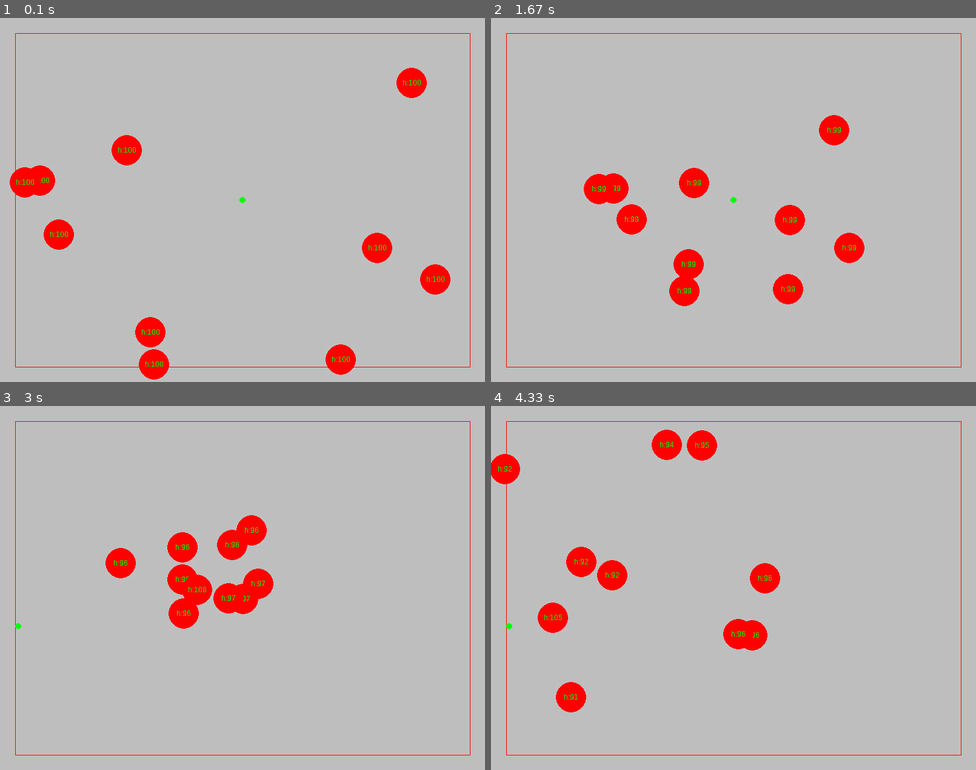
Above: before the commit, frames 1-4 (two rows, left to right).
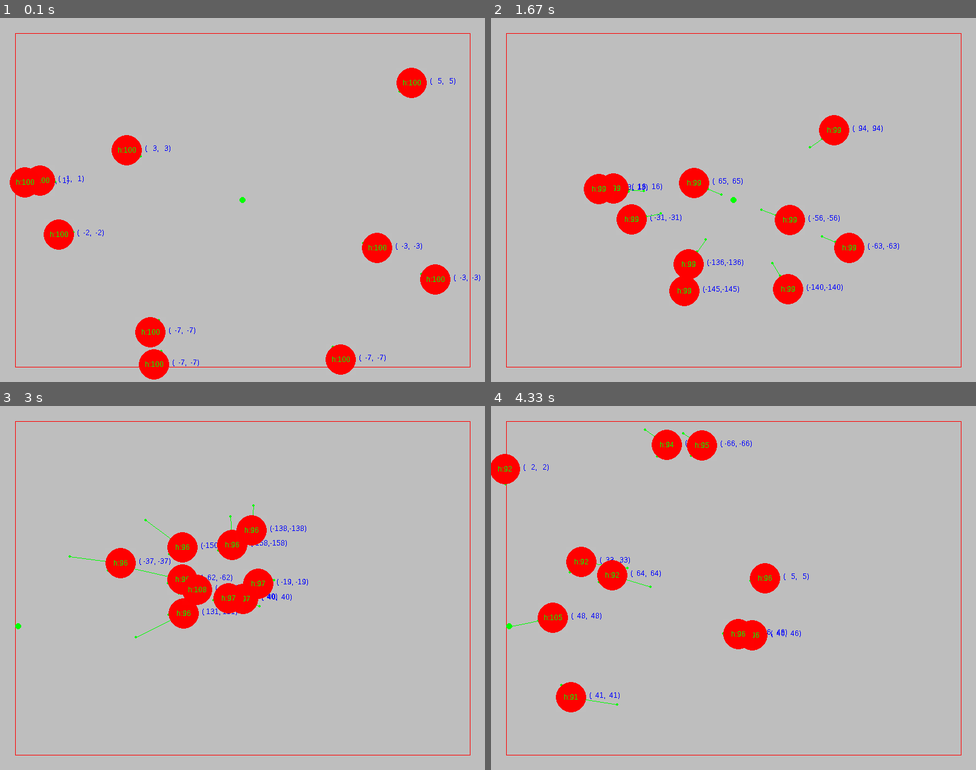
Above: after the commit, the same moments.

Repository: wizzup/pygame-misc
Game: pygame game, started from game.py
The game is run twice, just before and just after one commit, with the same random seed, the same clock (stepped at 60 frames per second) and the same inputs.
Inputs:
- Up to frame 1 (0.1 s): no input
- Up to frame 2 (1.67 s): no input
- Up to frame 3 (3 s): no input
- Up to frame 4 (4.33 s): no input

The runs differ from the first frame. In frame 1, 0.1% of the frame differs, in the area x 11-99%, y 16-96%; in frame 2, 0.3%, in the area x 28-85%, y 29-76%; in frame 3, 0.3%; in frame 4, 0.2%.

Commit message:
refactor draw_vel overlay

Diff:
--- a/game.py
+++ b/game.py
@@ -43,25 +43,17 @@
 ENTITY_SIZE = (ENTITY_WIDTH,ENTITY_HEIGHT)
 ENTITY_CENTER = center(ENTITY_SIZE)
 
+EntityState = Enum('EntityState', 'STOP MOVE EAT')
+
 # velocity vector visual
 VECTOR_COLOR = 'green'
-VECTOR_SCALE = 10
-
-def draw_vector(screen, point, value):
+
+def draw_vector(screen, point, value, scale):
     x,y = point
     dx,dy = value
-    s = VECTOR_SCALE
-    h = (x+dx*s, y+dy*s)
+    h = (x+dx*scale, y+dy*scale)
     pygame.draw.line(screen, VECTOR_COLOR, point, h, 1)
     pygame.draw.circle(screen, VECTOR_COLOR, h, 2)
-
-
-ENTITY_WIDTH = MARGIN * 2
-ENTITY_HEIGHT = ENTITY_WIDTH
-ENTITY_SIZE = (ENTITY_WIDTH,ENTITY_HEIGHT)
-ENTITY_CENTER = center(ENTITY_SIZE)
-
-EntityState = Enum('EntityState', 'STOP MOVE EAT')
 
 
 class Ball(pygame.sprite.Sprite):
@@ -133,19 +125,6 @@
             pygame.draw.circle(self.image, color, ENTITY_CENTER, half_w)
             self.rect.center = int(self.pos.x), int(self.pos.y)
 
-        # TODO: move to overlay layer
-        def draw_vel():
-            font = pygame.font.SysFont('sans', 12)
-            vy_text = font.render(f'vy:{self.vel.y:+.1f}', False,
-              'green' if self.vel.y > 0 else 'blue')
-            vx_text = font.render(f'vx:{self.vel.x:+.1f}', False,
-              'green' if self.vel.x > 0 else 'blue')
-            self.image.blit(vx_text, (0,0))
-            self.image.blit(vy_text, (0,20))
-
-            draw_vector(self.image, ENTITY_CENTER, (self.vel.x,self.vel.y))
-            draw_vector(self.image, ENTITY_CENTER, self.heading)
-
         def draw_health():
             font = pygame.font.SysFont('sans', 12)
             text = font.render(f'h:{self.health:.0f}', False, 'green' if self.health > 10 else 'blue')
@@ -155,7 +134,6 @@
 
         if self.state != EntityState.STOP:
             do_physics()
-            # draw_vel()
 
         draw_ball()
         draw_health()
@@ -170,6 +148,8 @@
         self.state = GameState.Load
         pygame.init()
 
+        self.objects = {}
+
     def run(self):
         self.state = GameState.Run
 
@@ -181,8 +161,18 @@
         clock = pygame.time.Clock()
 
         balls = pygame.sprite.Group()
-        for _ in range(10):
-            balls.add(Ball())
+        for i in range(10):
+            b = Ball()
+            balls.add(b)
+            self.objects[i] = b
+
+        def draw_vel(o):
+            font = pygame.font.SysFont('sans', 12)
+            v_text = font.render(f'({o.vel.y: 4.0f},{o.vel.y: 4.0f})', False, 'blue')
+            screen.blit(v_text, o.pos + (30, -10))
+
+            draw_vector(screen, o.pos, (o.vel.x,o.vel.y), 0.3)
+            draw_vector(screen, o.pos, o.heading, 25)
 
         while self.state == GameState.Run:
             if pygame.event.get(pygame.QUIT):
@@ -207,6 +197,11 @@
                     target = rand_pos()
 
             balls.update(delta_t, target)
+
+            for o in self.objects.values():
+                # print(o)
+                draw_vel(o)
+
             balls.draw(screen)
 
             pygame.display.update()
